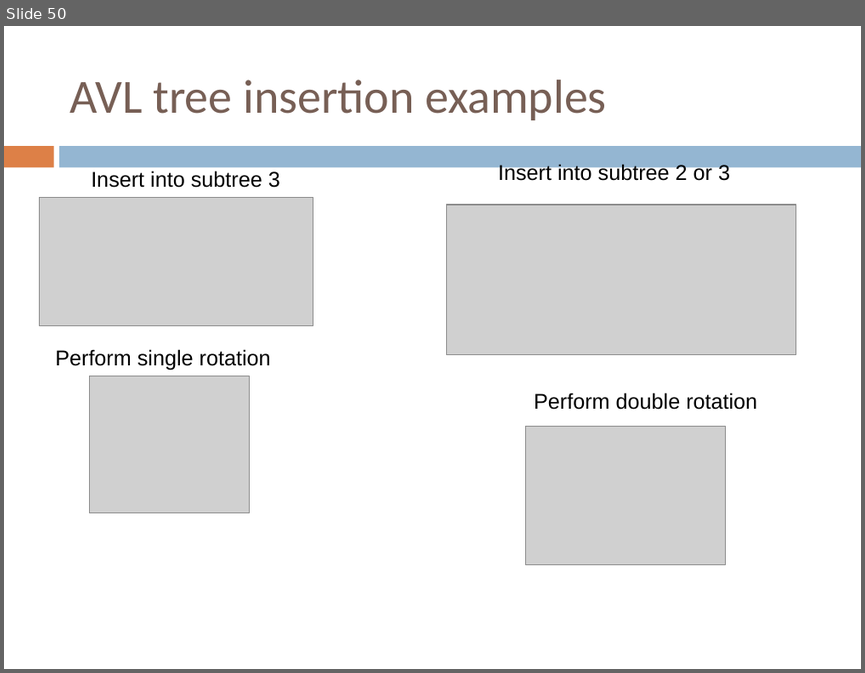
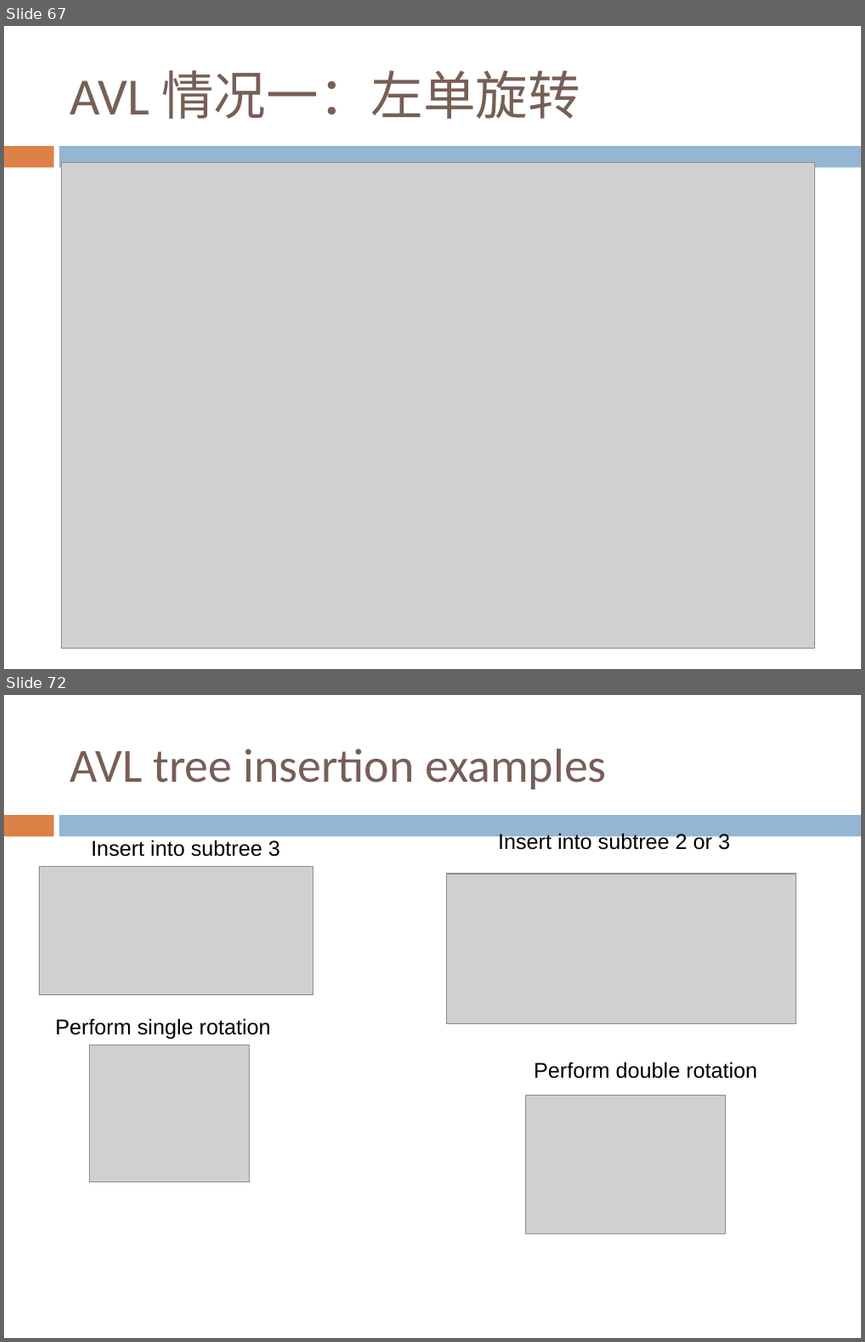
Before and after one commit to sundyCoder/CSK, a slide deck: 3@CSDS/PPT/4@tree.pptx. Shown one above the other, each under a label of ours: slide 50 before the commit, slides 67 and 72 after it; the slides between them are not shown. The pictures are 865x673 and 865x1342 pixels, drawn with LibreOffice and Linux fonts; fonts in the diff are those of the drawing; grey boxes stand for pictures. Boxes give left, top, right and bottom in pixels: in the first picture for what was removed or moved away, otherwise in the second. Text is boxed around its words. In the diff, an @@ line names an element or a change of style, - is before the commit and + after.

```diff
--- a/3@CSDS/PPT/4@tree.pptx
+++ b/3@CSDS/PPT/4@tree.pptx
@@ slide 67 added at <box>4,26,861,669</box>, background #FFFFFF; not listed: 2 template elements that a slide beside it also shows @@
@@ title added at <box>69,70,580,119</box>, 44 pt, text #775F55 @@
+AVL 情况一：左单旋转
@@ picture added at <box>62,162,815,648</box> @@
@@ what was slide 50 is now slide 72 @@
```
Also in this commit, not shown: 7 slides changed, 26 other slides added, 9 other files.
